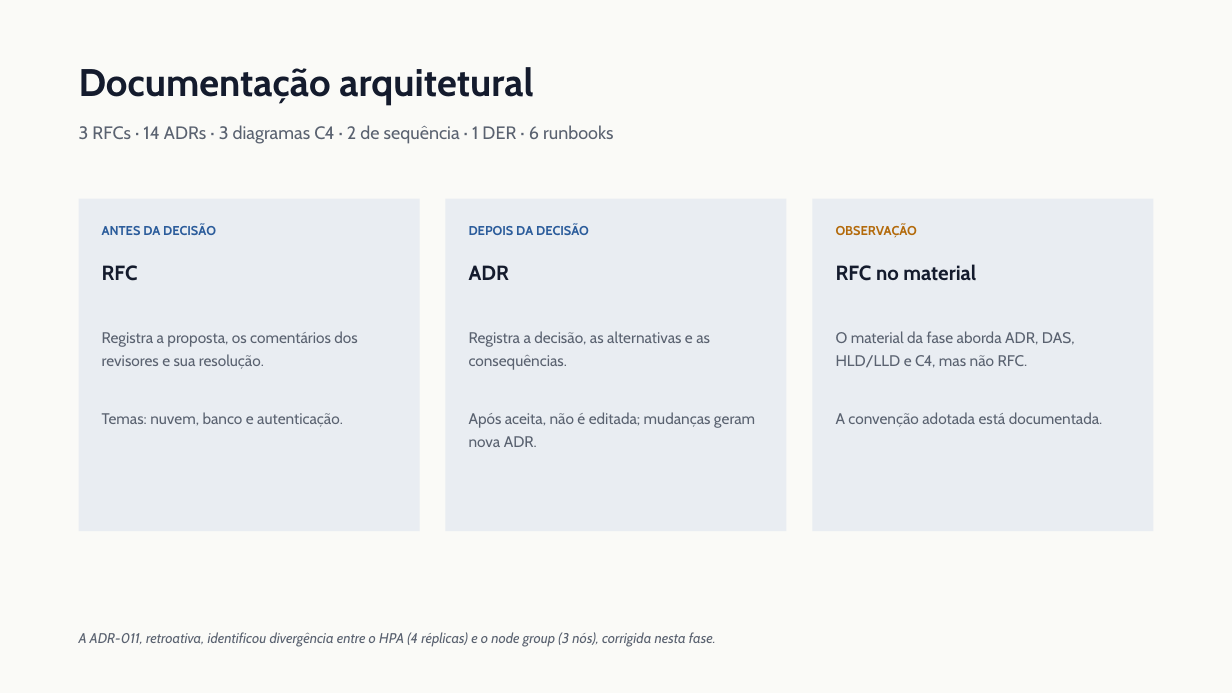
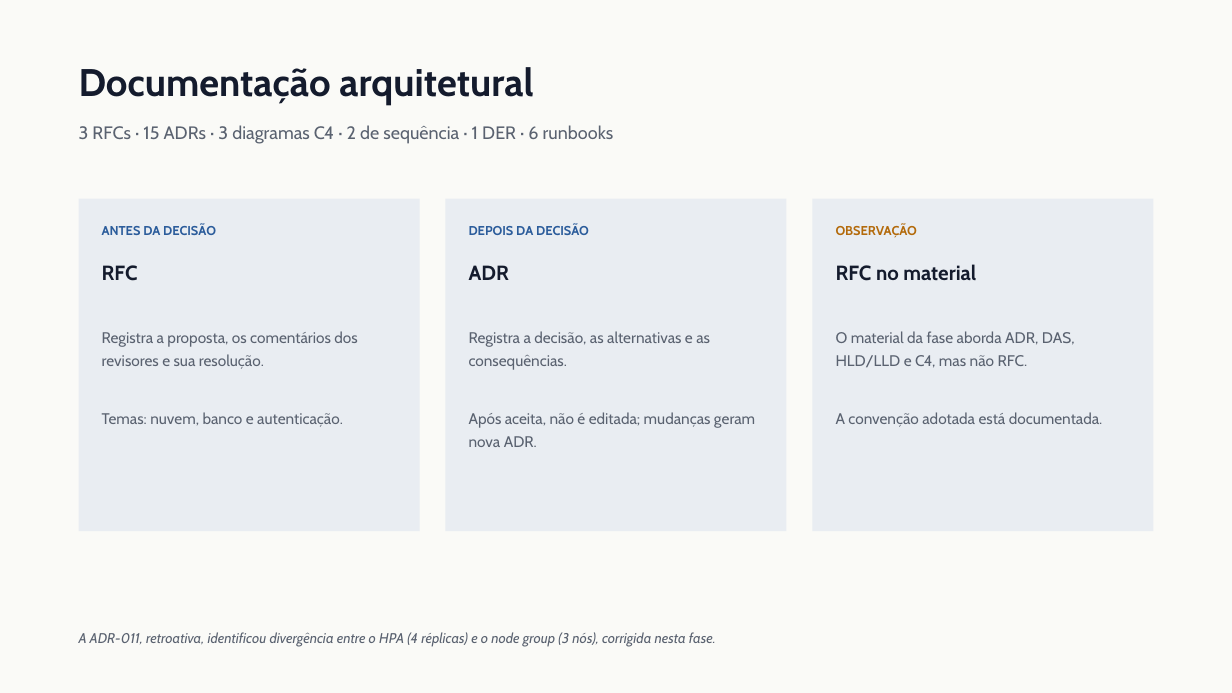
Before and after one commit to Guilherme-Fumagali/tech-challenge-1, a slide deck: slide 11 of docs/tech-challenge-3/apresentacao.pptx. Drawn at 1232x693 pixels with LibreOffice and Linux fonts; fonts in the diff are those of the drawing. Boxes give left, top, right and bottom in pixels: in the first picture for what was removed or moved away, otherwise in the second. Text is boxed around its words. In the diff, an @@ line names an element or a change of style, - is before the commit and + after.

Commit message:
docs: regenerate report and slides

```diff
--- a/docs/tech-challenge-3/apresentacao.pptx
+++ b/docs/tech-challenge-3/apresentacao.pptx
@@ text at bbox=[79, 125, 614, 144]: text changed @@
-3 RFCs · 14 ADRs · 3 diagramas C4 · 2 de sequência · 1 DER · 6 runbooks
+3 RFCs · 15 ADRs · 3 diagramas C4 · 2 de sequência · 1 DER · 6 runbooks
```
Also in this commit, not shown: 1 other file.
